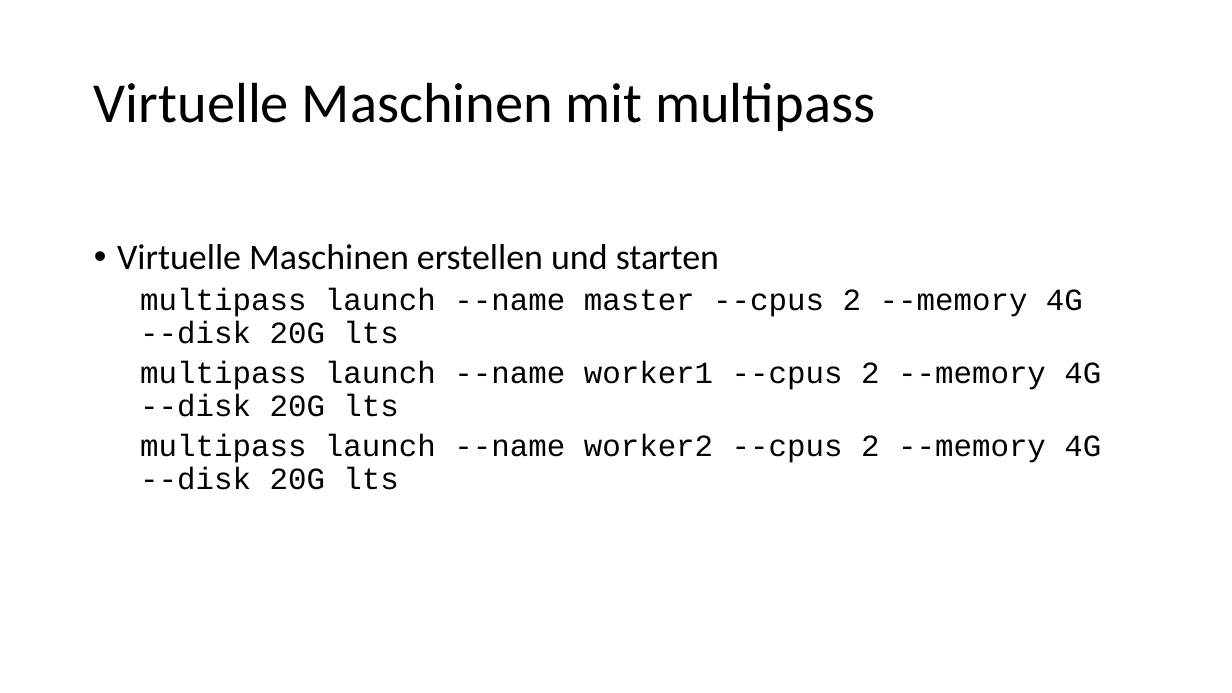
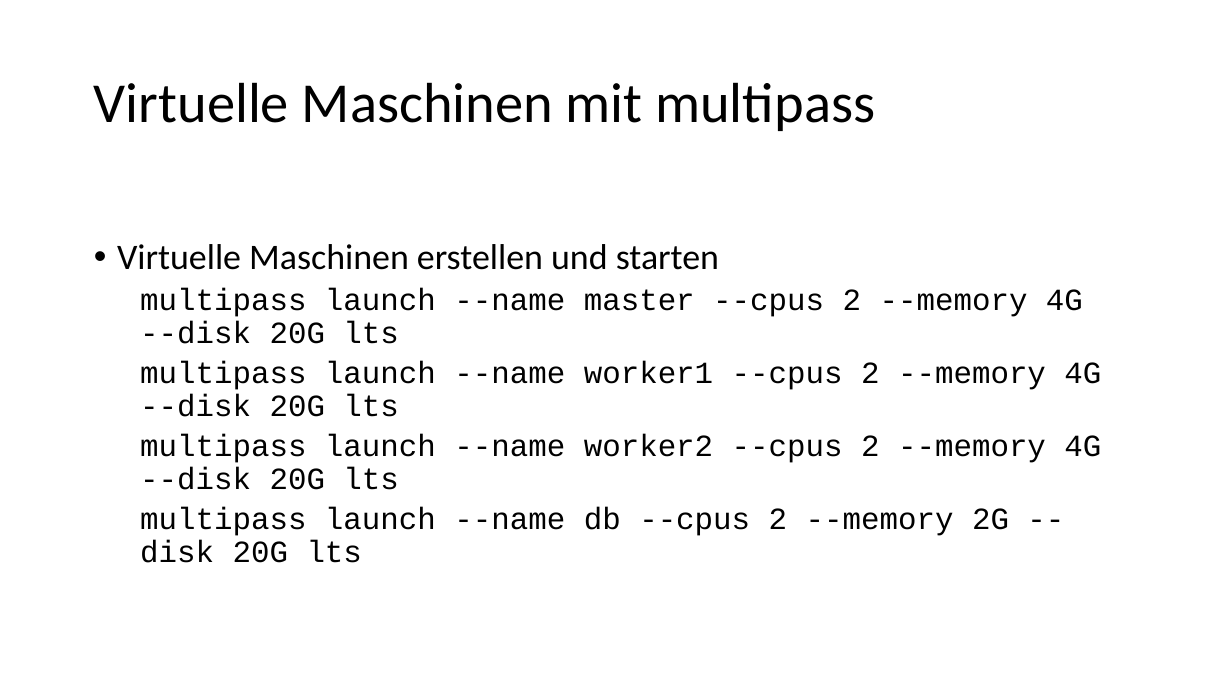
Before and after one commit to igeldo/PR4-SoSe23, a slide deck: slide 4 of sample/kubernetes/Bring your own device - Vorbereitung.pptx. Drawn at 1232x693 pixels with LibreOffice and Linux fonts; fonts in the diff are those of the drawing. Boxes give left, top, right and bottom in pixels: in the first picture for what was removed or moved away, otherwise in the second. Text is boxed around its words. In the diff, an @@ line names an element or a change of style, - is before the commit and + after.

```diff
--- a/sample/kubernetes/Bring your own device - Vorbereitung.pptx
+++ b/sample/kubernetes/Bring your own device - Vorbereitung.pptx
@@ text at (140,507,1009,563): paragraph added @@
+  multipass launch --name db --cpus 2 --memory 2G --disk 20G lts
```
Also in this commit, not shown: 1 other slide changed, 1 slide added, 2 other files.
